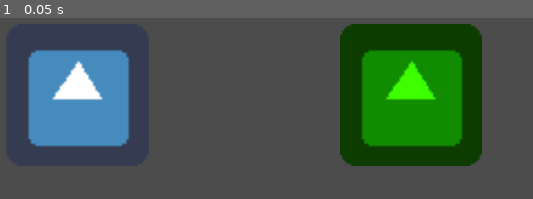
Above: before the commit, frame 1.
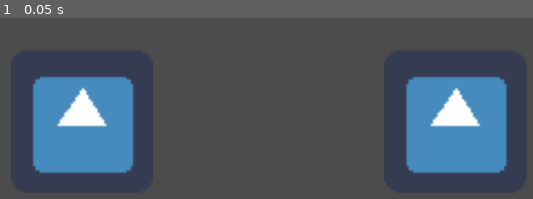
Above: after the commit, the same moment.

Repository: NathanielGet/CyberDragonYokaiCycle
Game: Godot game, scene res://Minigame.tscn
The game is run twice, just before and just after one commit, with the same random seed, the same clock (stepped at 60 frames per second) and the same inputs. The engine's default icon, where the game draws it, is replaced by a stand-in: a white triangle on a blue panel in a dark square.
Inputs:
- Up to frame 1 (0.05 s): no input

The runs differ from the first frame. In frame 1, 32% of the frame differs, in the area x 5-96%, y 3-86%.

Commit message:
Cursor drawing a line only when a port is clicked

Diff:
--- a/GMTK2021/Minigame.tscn
+++ b/GMTK2021/Minigame.tscn
@@ -1,37 +1,47 @@
-[gd_scene load_steps=5 format=2]
+[gd_scene load_steps=6 format=2]
 
 [ext_resource path="res://icon.png" type="Texture" id=1]
 [ext_resource path="res://Port.gd" type="Script" id=2]
 [ext_resource path="res://Minigame.gd" type="Script" id=3]
 [ext_resource path="res://Wire.gd" type="Script" id=4]
 
+[sub_resource type="RectangleShape2D" id=1]
+extents = Vector2( 12.8, 12.8 )
+
 [node name="Main" type="Node2D"]
 script = ExtResource( 3 )
 
-[node name="Port" type="TextureButton" parent="."]
-margin_left = 232.0
-margin_top = 184.0
-margin_right = 488.0
-margin_bottom = 440.0
-texture_normal = ExtResource( 1 )
-expand = true
+[node name="Port1" type="Area2D" parent="."]
+position = Vector2( 368, 360 )
 script = ExtResource( 2 )
 __meta__ = {
-"_edit_use_anchors_": false
+"_edit_group_": true
 }
 
-[node name="Port2" type="TextureButton" parent="."]
-modulate = Color( 0.243137, 1, 0, 1 )
-margin_left = 832.0
-margin_top = 184.0
-margin_right = 1088.0
-margin_bottom = 440.0
-texture_normal = ExtResource( 1 )
-expand = true
+[node name="Sprite" type="Sprite" parent="Port1"]
+position = Vector2( 3.05176e-05, 1.52588e-05 )
+scale = Vector2( 4, 4 )
+texture = ExtResource( 1 )
+
+[node name="CollisionShape2D" type="CollisionShape2D" parent="Port1"]
+scale = Vector2( 10, 10 )
+shape = SubResource( 1 )
+
+[node name="Port2" type="Area2D" parent="."]
+position = Vector2( 1040, 360 )
 script = ExtResource( 2 )
 __meta__ = {
-"_edit_use_anchors_": false
+"_edit_group_": true
 }
+
+[node name="Sprite" type="Sprite" parent="Port2"]
+position = Vector2( 3.05176e-05, 1.52588e-05 )
+scale = Vector2( 4, 4 )
+texture = ExtResource( 1 )
+
+[node name="CollisionShape2D" type="CollisionShape2D" parent="Port2"]
+scale = Vector2( 10, 10 )
+shape = SubResource( 1 )
 
 [node name="Line2D" type="Line2D" parent="."]
 script = ExtResource( 4 )
--- a/GMTK2021/Port.gd
+++ b/GMTK2021/Port.gd
@@ -1,4 +1,4 @@
-extends TextureButton
+extends Area2D
 
 
 # Declare member variables here. Examples:
@@ -8,7 +8,8 @@
 
 # Called when the node enters the scene tree for the first time.
 func _ready():
-	pass
+	connect("mouse_entered", get_node("../Line2D"), "entered")
+	connect("mouse_exited", get_node("../Line2D"), "exited")
 
 func _on_Area2D_input_event(viewport, event, shape_idx ):
 	if event is InputEventMouseButton and event.button_index == BUTTON_LEFT and event.pressed:
--- a/GMTK2021/Wire.gd
+++ b/GMTK2021/Wire.gd
@@ -4,11 +4,12 @@
 # Declare member variables here. Examples:
 # var a = 2
 # var b = "text"
-var makeLine = false
+var mouseOver
+var lineStarted
 
 # Called when the node enters the scene tree for the first time.
 func _ready():
-	pass # Replace with function body.
+	mouseOver = false
 
 
 # Called every frame. 'delta' is the elapsed time since the previous frame.
@@ -17,9 +18,22 @@
 var length = 5
 
 func _process(delta):
-	if Input.is_action_pressed("click"):
-		add_point(get_global_mouse_position())
+	#print(mouseOver)
+	if Input.is_action_pressed("click") and mouseOver == true:
+		lineStarted = true
+
 		#while get_point_count() > length:
 		#	remove_point(0)
+	if lineStarted:
+		add_point(get_global_mouse_position())
 	if Input.is_action_just_released("click"):
+		lineStarted = false
 		clear_points()
+
+func entered():
+	mouseOver = true
+	#print("Moused Over")
+
+func exited():
+	mouseOver = false
+	#print("Exited")
--- a/GMTK2021/project.godot
+++ b/GMTK2021/project.godot
@@ -18,6 +18,7 @@
 
 window/size/width=1440
 window/size/height=720
+window/size/resizable=false
 
 [input]
 
